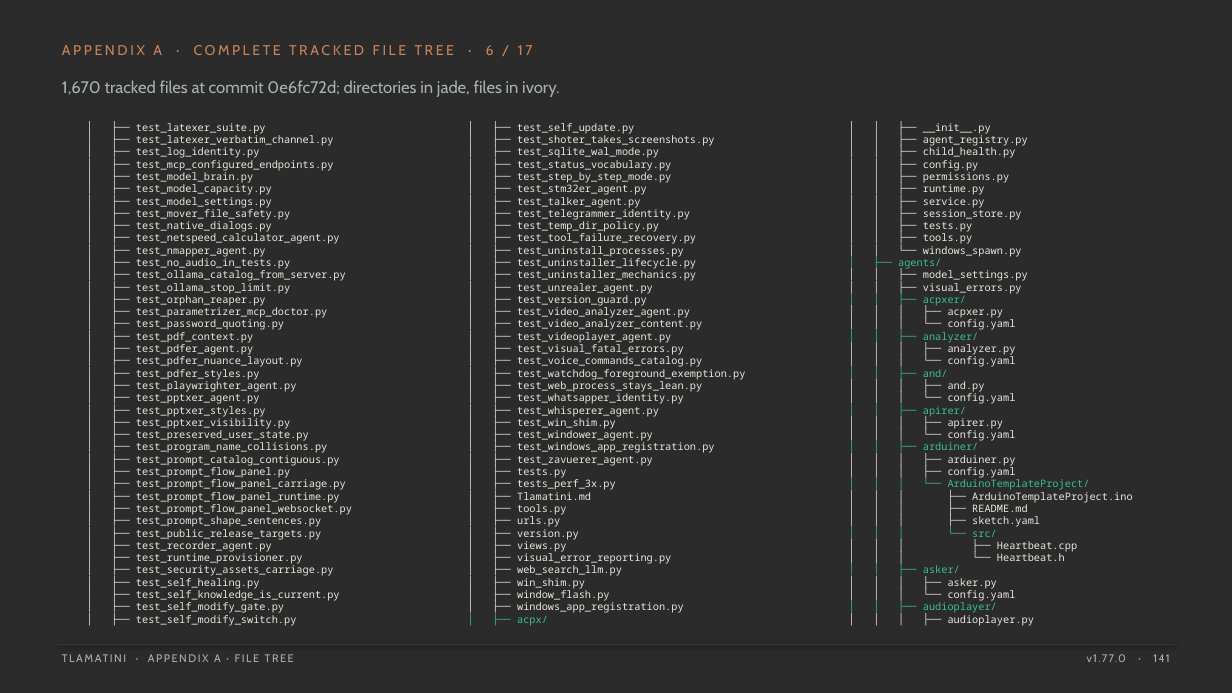
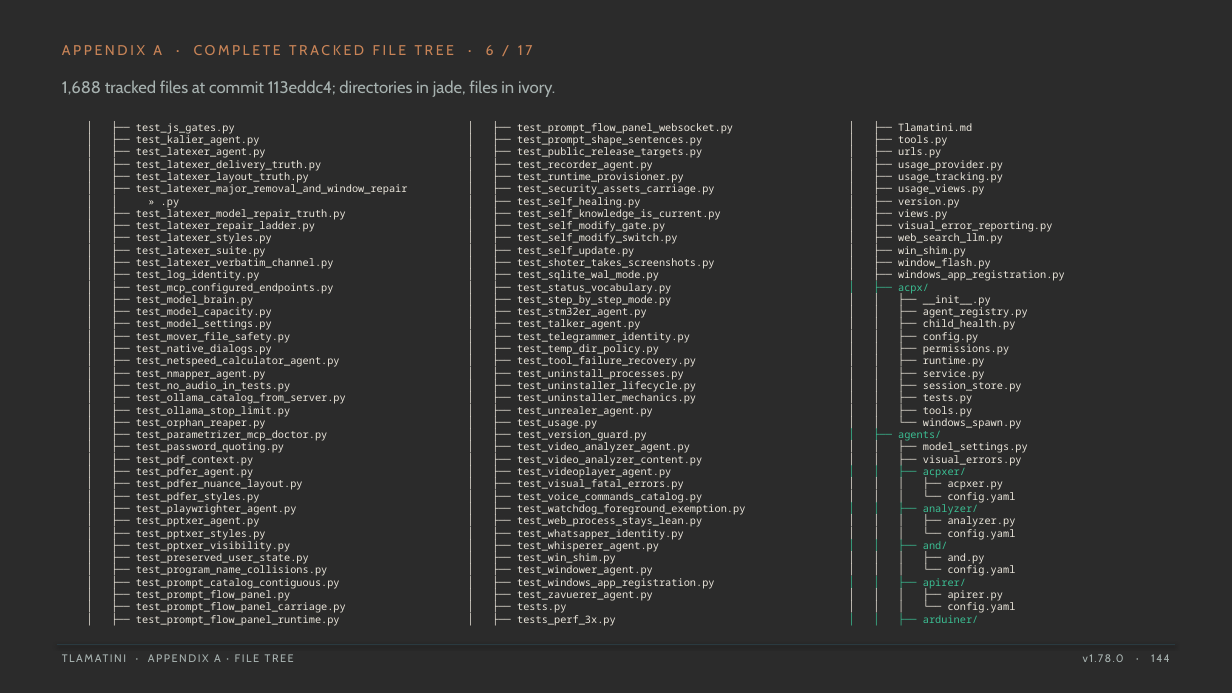
Before and after one commit to XAIHT/Tlamatini, a slide deck: slide 144 of Tlamatini_eXtended_Artificial_Intelligence_Humanly_Tempered.pptx (slide 141 before the commit). Drawn at 1232x693 pixels with LibreOffice and Linux fonts; fonts in the diff are those of the drawing; background and template pictures are left out; a plain dark background stands for a picture behind light text. Boxes give left, top, right and bottom in pixels: in the first picture for what was removed or moved away, otherwise in the second. Text is boxed around its words. In the diff, an @@ line names an element or a change of style, - is before the commit and + after.

```diff
--- a/Tlamatini_eXtended_Artificial_Intelligence_Humanly_Tempered.pptx
+++ b/Tlamatini_eXtended_Artificial_Intelligence_Humanly_Tempered.pptx
@@ text at (x1=62, y1=80, x2=555, y2=97): text changed @@
-1,670 tracked files at commit 0e6fc72d; directories in jade, files in ivory.
+1,688 tracked files at commit 113eddc4; directories in jade, files in ivory.
@@ text at (x1=136, y1=123, x2=408, y2=244): paragraphs added @@
+│ ├── test_js_gates.py
+│ ├── test_kalier_agent.py
+│ ├── test_latexer_agent.py
+│ ├── test_latexer_delivery_truth.py
+│ ├── test_latexer_layout_truth.py
+│ ├── test_latexer_major_removal_and_window_repair
+│ │ » .py
+│ ├── test_latexer_model_repair_truth.py
+│ ├── test_latexer_repair_ladder.py
+│ ├── test_latexer_styles.py
@@ text at (x1=517, y1=123, x2=733, y2=244): paragraphs added @@
+│ ├── test_prompt_flow_panel_websocket.py
+│ ├── test_prompt_shape_sentences.py
+│ ├── test_public_release_targets.py
+│ ├── test_recorder_agent.py
+│ ├── test_runtime_provisioner.py
+│ ├── test_security_assets_carriage.py
+│ ├── test_self_healing.py
+│ ├── test_self_knowledge_is_current.py
+│ ├── test_self_modify_gate.py
+│ ├── test_self_modify_switch.py
@@ text at (x1=898, y1=123, x2=1065, y2=294): paragraphs added @@
+│ ├── Tlamatini.md
+│ ├── tools.py
+│ ├── urls.py
+│ ├── usage_provider.py
+│ ├── usage_tracking.py
+│ ├── usage_views.py
+│ ├── version.py
+│ ├── views.py
+│ ├── visual_error_reporting.py
+│ ├── web_search_llm.py
+│ ├── win_shim.py
+│ ├── window_flash.py
+│ ├── windows_app_registration.py
+│ ├── acpx/
@@ text at (x1=517, y1=419, x2=597, y2=429): paragraph added @@
+│ ├── test_usage.py
@@ text at (x1=923, y1=455, x2=1132, y2=626): paragraphs removed @@
-│ │ │ ├── arduiner.py
-│ │ │ ├── config.yaml
-│ │ │ └── ArduinoTemplateProject/
-│ │ │ ├── ArduinoTemplateProject.ino
-│ │ │ ├── README.md
-│ │ │ ├── sketch.yaml
-│ │ │ └── src/
-│ │ │ ├── Heartbeat.cpp
-│ │ │ └── Heartbeat.h
-│ │ ├── asker/
-│ │ │ ├── asker.py
-│ │ │ └── config.yaml
-│ │ ├── audioplayer/
-│ │ │ ├── audioplayer.py
@@ text at (x1=136, y1=502, x2=352, y2=626): paragraphs removed @@
-│ ├── test_prompt_flow_panel_websocket.py
-│ ├── test_prompt_shape_sentences.py
-│ ├── test_public_release_targets.py
-│ ├── test_recorder_agent.py
-│ ├── test_runtime_provisioner.py
-│ ├── test_security_assets_carriage.py
-│ ├── test_self_healing.py
-│ ├── test_self_knowledge_is_current.py
-│ ├── test_self_modify_gate.py
-│ ├── test_self_modify_switch.py
@@ text at (x1=517, y1=492, x2=684, y2=626): paragraphs removed @@
-│ ├── Tlamatini.md
-│ ├── tools.py
-│ ├── urls.py
-│ ├── version.py
-│ ├── views.py
-│ ├── visual_error_reporting.py
-│ ├── web_search_llm.py
-│ ├── win_shim.py
-│ ├── window_flash.py
-│ ├── windows_app_registration.py
-│ ├── acpx/
@@ text at (x1=1083, y1=654, x2=1170, y2=662): text changed @@
-v1.77.0 · 141
+v1.78.0 · 144
```
Also in this commit, not shown: 152 other slides changed, 3 slides added, 2 other files.
